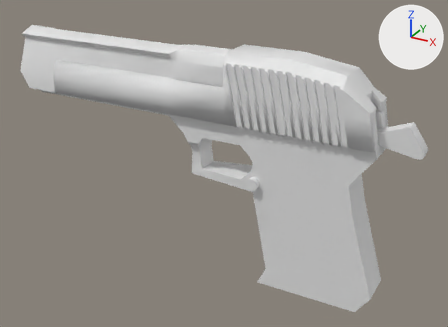
What one commit did to the Blender file src/blender/items/DEagle.blend.
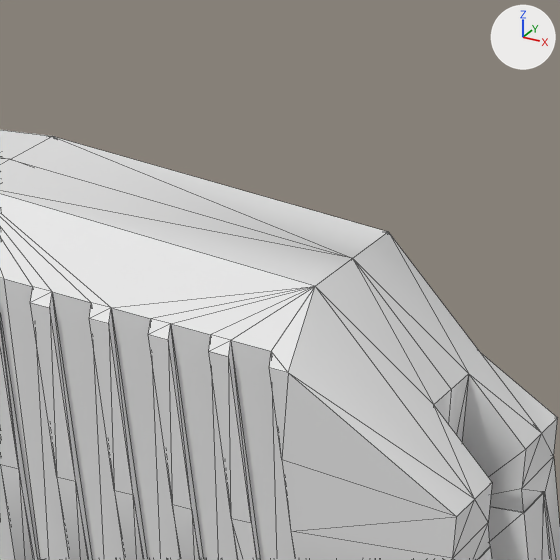
The first picture shows the older version from a camera (50 mm lens) standing at (0.181, -0.333, 0.159) and looking at (-0.005, 0.005, -0.01). The close-ups show both versions on the part from 66% to 86% of the width and 9% to 37% of the height of that picture; other places that the commit changed are outside them. The lights are fixed; the arrows at upper right show +X, +Y and +Z. The close-ups show mesh edges as thin lines.

The scene before the commit, as lines of its bpy script (objects in view):
```python
me_deagle = bpy.data.meshes.new('DEagle')
me_deagle.from_pydata(...)  # 118 vertices, 101 faces; spans x -0.163..0.107, y -0.016..0.0, z -0.084..0.07
me_deagle.polygons.foreach_set('use_smooth', [True] * 101)
me_deagle_slide = bpy.data.meshes.new('Deagle.Slide')
me_deagle_slide.from_pydata(...)  # 36 vertices, 22 faces; spans x -0.132..0.1, y -0.016..0.0, z 0.027..0.072
me_deagle_slide.polygons.foreach_set('use_smooth', [True] * 22)
ob_deagle = bpy.data.objects.new('DEagle', me_deagle)
ob_deagle.location = (0.0, 0.0, 0.0)
_m = ob_deagle.modifiers.new('Mirror', 'MIRROR')
_m.use_axis = (False, True, False)
_m.use_clip = True
_m = ob_deagle.modifiers.new('Triangulate', 'TRIANGULATE')
ob_deagle_slide = bpy.data.objects.new('DEagle.Slide', me_deagle_slide)
ob_deagle_slide.location = (0.0, 0.0, 0.0)
_m = ob_deagle_slide.modifiers.new('Solidify', 'SOLIDIFY')
_m.thickness = 0.002
_m = ob_deagle_slide.modifiers.new('Boolean', 'BOOLEAN')
_m.object = ob_slide_cuts_noimp
_m = ob_deagle_slide.modifiers.new('Mirror', 'MIRROR')
_m.use_axis = (False, True, False)
_m.use_clip = True
_m = ob_deagle_slide.modifiers.new('Triangulate', 'TRIANGULATE')
```
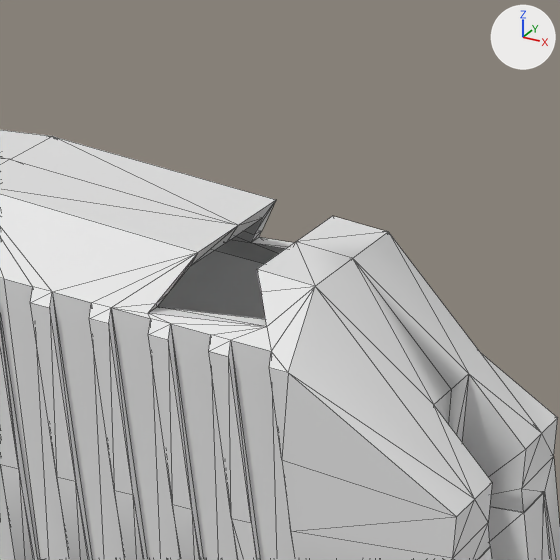
Where the change shows, as pixel boxes (x1, y1, x2, y2) in the close-ups (560 x 560 px):
'DEagle.Slide', modifiers changed
    both: (0, 130, 560, 560)

Edits to the bpy script that builds the scene:
```text
Add me_cube_004:
    me_cube_004.from_pydata([(-0.0054, -0.0182, -0.0027), (-0.0022, -0.0182, 0.0027), (-0.0054, 0.0182, -0.0027), (-0.0022, 0.0182, 0.0027), (0.0054, -0.0182, -0.0027), (0.0022, -0.0182, 0.0027), (0.0054, 0.0182, -0.0027), (0.0022, 0.0182, 0.0027)], [], [(0, 1, 3, 2), (2, 3, 7, 6), (6, 7, 5, 4), (4, 5, 1, 0), (2, 6, 4, 0), (7, 3, 1, 5)])
Change ob_deagle_slide:
    add _m = ob_deagle_slide.modifiers.new('boolean_Cube', 'BOOLEAN')
    add _m.object = ob_backsightcut_noimp
Add ob_backsightcut_noimp:
    ob_backsightcut_noimp = bpy.data.objects.new('BackSightCut-noimp', me_cube_004)
    ob_backsightcut_noimp.parent = ob_deagle_slide
    ob_backsightcut_noimp.location = (0.0718, 0.0, 0.066)
    ob_backsightcut_noimp.visible_camera = False
    ob_backsightcut_noimp.visible_diffuse = False
    ob_backsightcut_noimp.visible_glossy = False
    ob_backsightcut_noimp.visible_transmission = False
    ob_backsightcut_noimp.visible_shadow = False
    ob_backsightcut_noimp.hide_render = True
```
